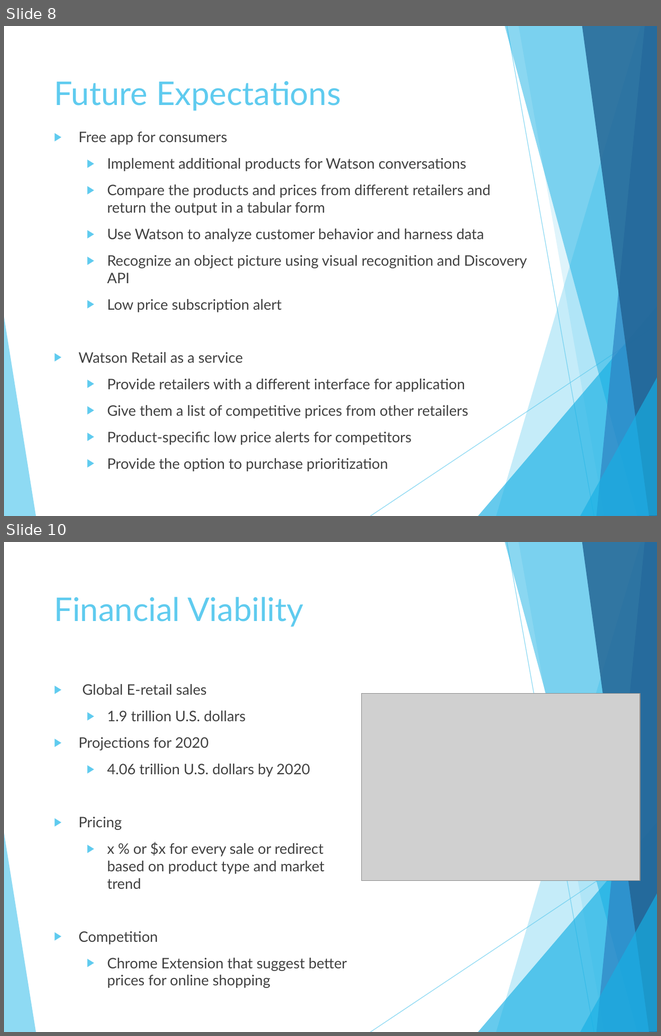
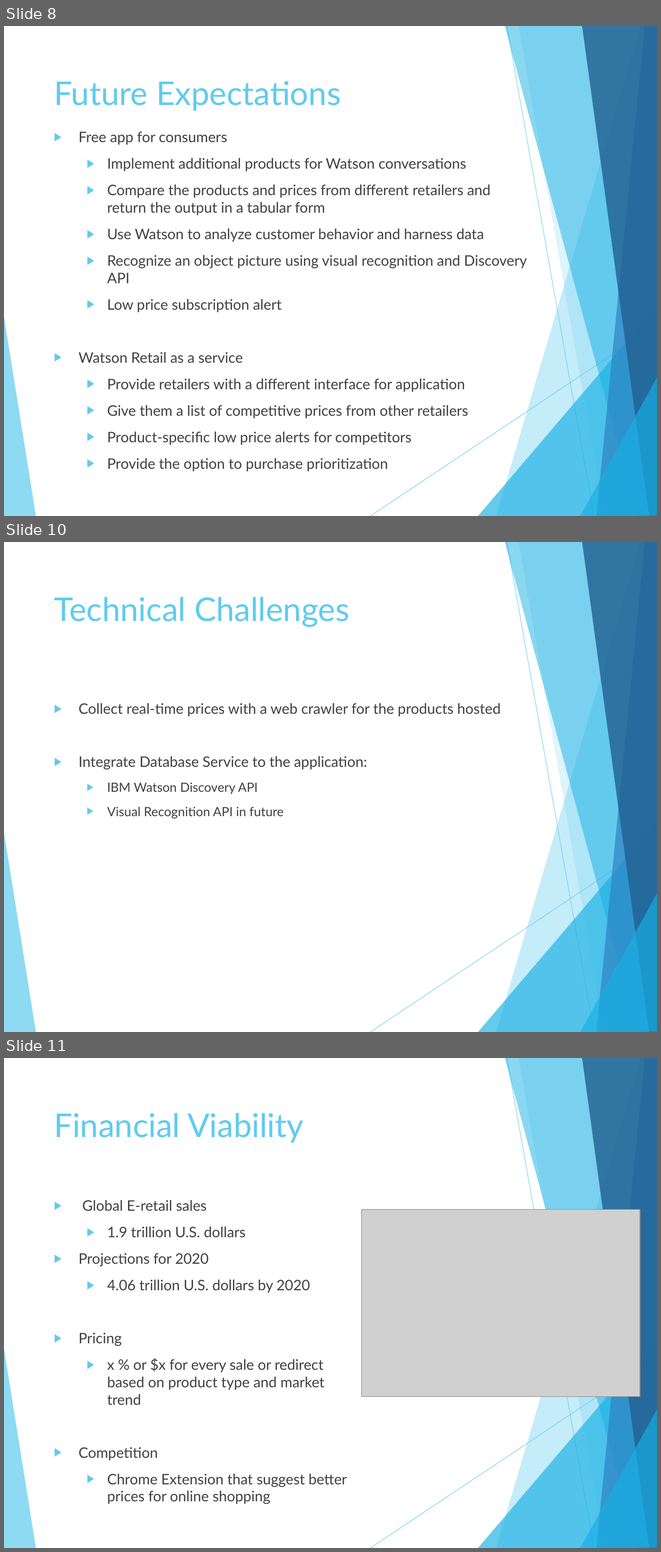
Before and after one commit to vigneshniyer/FinishLine-ShoppingBot, a slide deck: IBM_Finish_Line.pptx. Shown one above the other, each under a label of ours: slides 8 and 10 before the commit, slides 8, 10 and 11 after it; the slides between them are not shown. The pictures are 661x1036 and 661x1552 pixels, drawn with LibreOffice and Linux fonts; fonts in the diff are those of the drawing; grey boxes stand for pictures. Boxes give left, top, right and bottom in pixels: in the first picture for what was removed or moved away, otherwise in the second. Text is boxed around its words. In the diff, an @@ line names an element or a change of style, - is before the commit and + after.

Commit message:
Future & Technical Challenges

```diff
--- a/IBM_Finish_Line.pptx
+++ b/IBM_Finish_Line.pptx
@@ slide 10 added at <box>4,542,657,1032</box>, background #FFFFFF; not listed: 10 template elements that a slide beside it also shows @@
@@ title added at <box>54,597,350,627</box>, 36 pt, text #5FCBEF @@
+Technical Challenges
@@ text added at <box>79,703,501,819</box>, 16 pt, text #404040 @@
+▶ Collect real-time prices with a web crawler for the products hosted
+▶ Integrate Database Service to the application:
+  ▶ IBM Watson Discovery API
+  ▶ Visual Recognition API in future
@@ what was slide 10 is now slide 11 @@
```
Also in this commit, not shown: 2 slides changed, 1 other slide added, 1 slide removed.
